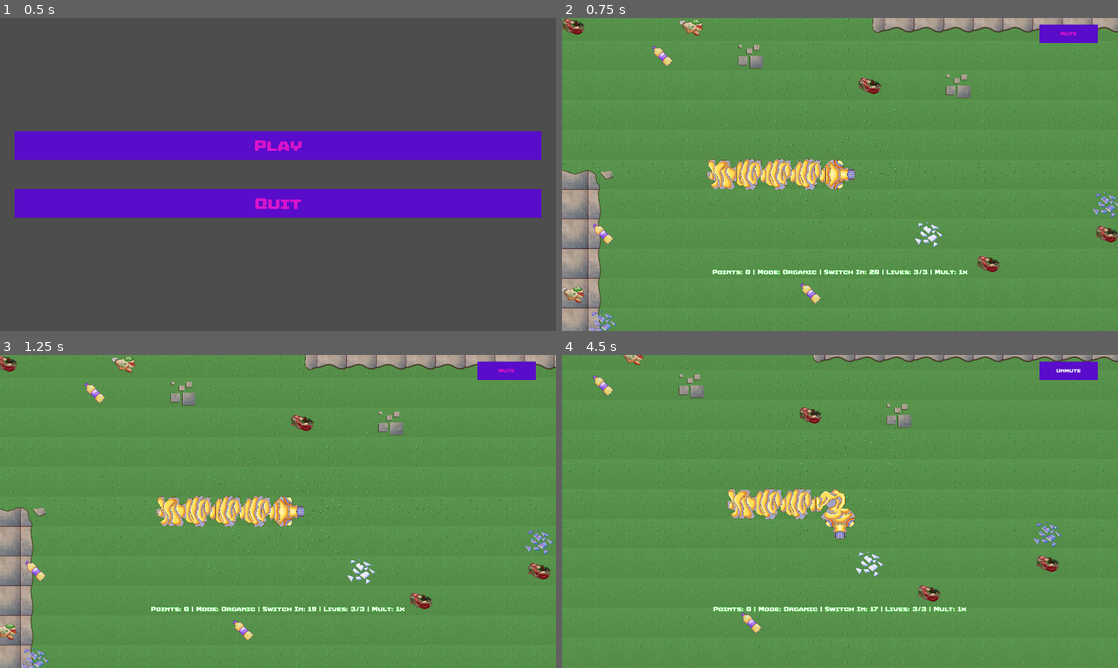
Above: before the commit, frames 1-4 (two rows, left to right).
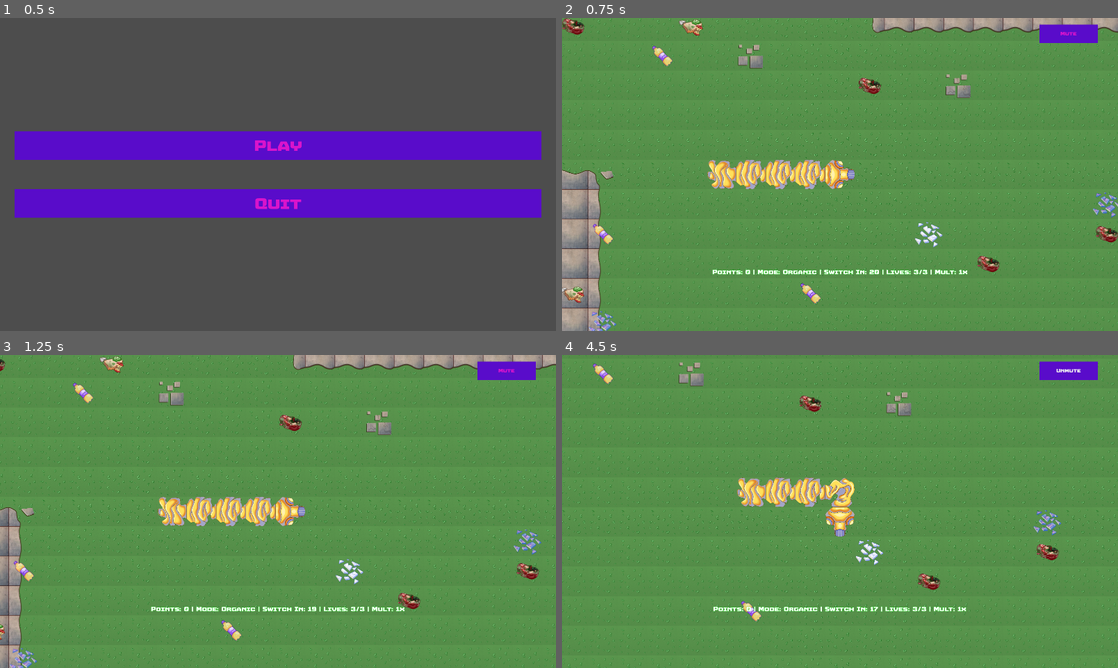
Above: after the commit, the same moments.

Repository: istamarahsan/s3rpent
Game: Godot game, scene res://root.tscn
Two runs of this game, one before a commit and one after it. Both use one fixed random seed, a clock stepped at 60 frames per second and the inputs below.
Inputs:
- Up to frame 1 (0.5 s): no input
- Up to frame 2 (0.75 s): click "Play" at 0.5 s
- Up to frame 3 (1.25 s): no input
- Up to frame 4 (4.5 s): tap Enter (ui_accept) at 1.25, 1.52, 2.27, 3.77 s; hold Right (ui_right) 1.28-2.03 s; hold Down (ui_down) 2.03-2.78 s; hold Right (ui_right) 2.78-3.53 s; hold Up (ui_up) 3.53-4.25 s; click "Mute" at 4.25 s

Frame 1 is identical in both runs. In frame 2, 0.7% of the frame differs, in the area x 26-53%, y 45-55%; in frame 3, 11%, in the area x 0-100%, y 0-100%; in frame 4, 9.5%.

Commit message:
glass snake and snake overhaul

Diff:
--- a/presentation/presentation.gd
+++ b/presentation/presentation.gd
@@ -23,9 +23,11 @@
 	if active_segments.size() < state_hook.handle.snake_state.tail.size():
 		_add_missing_segments()
 		_set_segment_types()
+		_set_segment_polarities()
 	elif active_segments.size() > state_hook.handle.snake_state.tail.size():
 		_remove_extra_segments()
 		_set_segment_types()
+		_set_segment_polarities()
 
 	if "moved" in state_hook.handle.flags:
 		snake_head.rotation = _rotation_for_heading(state_hook.handle.snake_heading)
@@ -53,6 +55,7 @@
 
 	if "transition" in state_hook.handle.flags:
 		$Transition.play()
+		_set_segment_polarities()
 
 	if "moved" in state_hook.handle.flags and state_hook.handle.ticks_to_snake_mode_transition < 5:
 		$Countdown.play()
@@ -76,6 +79,11 @@
 		var segment: SnakeSegment = active_segments.pop_back()
 		segment.queue_free()
 
+func _set_segment_polarities():
+	snake_head.set_polarity(state_hook.handle.snake_mode)
+	for segment in active_segments:
+		segment.set_polarity(state_hook.handle.snake_mode)
+
 func _set_segment_types():
 	if active_segments.size() == 0:
 		return
@@ -98,10 +106,10 @@
 		move_tween.kill()
 	var time_to_next_tick: float = scheduler_hook.time_to_next_tick()
 	move_tween = create_tween().set_parallel().set_ease(Tween.EASE_IN_OUT)
-	move_tween.tween_property(snake_head, "position", Vector2(state_hook.handle.snake_state.head * tile_size), time_to_next_tick/1.5)
+	move_tween.tween_property(snake_head, "position", Vector2(state_hook.handle.snake_state.head * tile_size), 0)
 	for i in range(state_hook.handle.snake_state.tail.size()):
 		active_segments[i].visible = true
-		move_tween.tween_property(active_segments[i], "position", Vector2(state_hook.handle.snake_state.tail[i] * tile_size), time_to_next_tick/1.5)
+		move_tween.tween_property(active_segments[i], "position", Vector2(state_hook.handle.snake_state.tail[i] * tile_size), 0)
 		if i == 0:
 			active_segments[i].rotation = _rotation_for_heading((state_hook.handle.snake_state.head - state_hook.handle.snake_state.tail[i]).sign())
 		else:
@@ -113,6 +121,9 @@
 	for segment in active_segments:
 		segment.flash_hit()
 
+func _animate_transition():
+	pass
+
 func _rotation_for_heading(heading: Vector2i) -> float:
 	match heading:
 		Vector2i.UP:
--- a/presentation/presentation.tscn
+++ b/presentation/presentation.tscn
@@ -2,7 +2,7 @@
 
 [ext_resource type="Script" path="res://presentation/presentation.gd" id="1_chn3l"]
 [ext_resource type="Script" path="res://presentation/components/board_canvas/board_canvas.gd" id="2_ckhpm"]
-[ext_resource type="PackedScene" uid="uid://uuayuxs0asq3" path="res://presentation/snake_segment_basic.tscn" id="2_h5g20"]
+[ext_resource type="PackedScene" uid="uid://lbn1i850k345" path="res://presentation/snake_segment_trans.tscn" id="2_oq5iq"]
 [ext_resource type="FontFile" uid="uid://bck4vn8cx20wc" path="res://assets/fonts/Sagu Exora.ttf" id="4_qfap0"]
 [ext_resource type="Script" path="res://hooks/state_hook.gd" id="4_xf8xl"]
 [ext_resource type="Script" path="res://hooks/scheduler_hook.gd" id="6_ehmij"]
@@ -21,7 +21,7 @@
 [node name="Presentation" type="Node2D"]
 script = ExtResource("1_chn3l")
 tile_size = 128
-snake_segment_scene = ExtResource("2_h5g20")
+snake_segment_scene = ExtResource("2_oq5iq")
 
 [node name="World" parent="." instance=ExtResource("7_sxa72")]
 position = Vector2(-64, -64)
--- /dev/null
+++ b/presentation/snake/glass.tres
@@ -0,0 +1,27 @@
+[gd_resource type="Resource" script_class="SnakeTheme" load_steps=7 format=3 uid="uid://bdnjgq7c4o4yb"]
+
+[ext_resource type="Texture2D" uid="uid://cr1j43rpb7k0c" path="res://assets/snake/glass snake tileset.png" id="1_5kmuc"]
+[ext_resource type="Script" path="res://presentation/snake/snake_theme.gd" id="2_aapaq"]
+
+[sub_resource type="AtlasTexture" id="AtlasTexture_i3qjc"]
+atlas = ExtResource("1_5kmuc")
+region = Rect2(128, 0, 128, 128)
+
+[sub_resource type="AtlasTexture" id="AtlasTexture_3cbgk"]
+atlas = ExtResource("1_5kmuc")
+region = Rect2(0, 128, 128, 128)
+
+[sub_resource type="AtlasTexture" id="AtlasTexture_5m6uo"]
+atlas = ExtResource("1_5kmuc")
+region = Rect2(128, 128, 128, 128)
+
+[sub_resource type="AtlasTexture" id="AtlasTexture_pw8bc"]
+atlas = ExtResource("1_5kmuc")
+region = Rect2(0, 0, 128, 128)
+
+[resource]
+script = ExtResource("2_aapaq")
+head = SubResource("AtlasTexture_5m6uo")
+corner_left = SubResource("AtlasTexture_3cbgk")
+body = SubResource("AtlasTexture_i3qjc")
+tail = SubResource("AtlasTexture_pw8bc")
--- /dev/null
+++ b/presentation/snake/plastic.tres
@@ -0,0 +1,27 @@
+[gd_resource type="Resource" script_class="SnakeTheme" load_steps=7 format=3 uid="uid://dxgiplhlryaqw"]
+
+[ext_resource type="Script" path="res://presentation/snake/snake_theme.gd" id="1_56bsr"]
+[ext_resource type="Texture2D" uid="uid://c2l4ahne7htob" path="res://assets/snake/plastic snake tileset.png" id="1_qq4jo"]
+
+[sub_resource type="AtlasTexture" id="AtlasTexture_ienb7"]
+atlas = ExtResource("1_qq4jo")
+region = Rect2(0, 1, 128, 128)
+
+[sub_resource type="AtlasTexture" id="AtlasTexture_mrmwm"]
+atlas = ExtResource("1_qq4jo")
+region = Rect2(128, 1, 128, 128)
+
+[sub_resource type="AtlasTexture" id="AtlasTexture_oe7ab"]
+atlas = ExtResource("1_qq4jo")
+region = Rect2(0, 128, 128, 128)
+
+[sub_resource type="AtlasTexture" id="AtlasTexture_tc10p"]
+atlas = ExtResource("1_qq4jo")
+region = Rect2(128, 129, 128, 128)
+
+[resource]
+script = ExtResource("1_56bsr")
+head = SubResource("AtlasTexture_oe7ab")
+corner_left = SubResource("AtlasTexture_mrmwm")
+body = SubResource("AtlasTexture_ienb7")
+tail = SubResource("AtlasTexture_tc10p")
--- /dev/null
+++ b/presentation/snake/snake_theme.gd
@@ -0,0 +1,7 @@
+extends Resource
+class_name SnakeTheme
+
+@export var head: Texture2D
+@export var corner_left: Texture2D
+@export var body: Texture2D
+@export var tail: Texture2D
--- /dev/null
+++ b/presentation/snake/stinky.tres
@@ -0,0 +1,6 @@
+[gd_resource type="Resource" script_class="SnakeTheme" load_steps=2 format=3 uid="uid://b3kvx0hxjqior"]
+
+[ext_resource type="Script" path="res://presentation/snake/snake_theme.gd" id="1_6shqg"]
+
+[resource]
+script = ExtResource("1_6shqg")
--- a/presentation/snake_segment.gd
+++ b/presentation/snake_segment.gd
@@ -9,44 +9,11 @@
 	Head
 }
 
-@export var _tail_texture: Texture2D
-@export var _body_texture: Texture2D
-@export var _corner_texture: Texture2D
-@export var _head_texture: Texture2D
-@export var _sprite: Sprite2D
-@export var _flash_timer: Timer
-@export_category("FX")
-@export_subgroup("Hit")
-@export_range(0.05, 3, 0.01) var flash_time_seconds_hit: float = 0.05
-@export_range(0.05, 3, 0.01) var flash_interval_seconds_hit: float = 0.05
-@export_range(1, 10, 1) var flash_times: int = 3
-@export var flash_color: Color
-
-var _base_rotation: float = -deg_to_rad(90)
+func set_polarity(polarity: CybersnakeGame.Polarity):
+	pass
 
 func setType(type: SegmentType):
-	_sprite.flip_h = false
-	match type:
-		SegmentType.Tail:
-			_sprite.texture = _tail_texture
-		SegmentType.Body:
-			_sprite.texture = _body_texture
-		SegmentType.CornerRight:
-			_sprite.flip_h = true
-			_sprite.texture = _corner_texture
-		SegmentType.CornerLeft:
-			_sprite.texture = _corner_texture
-		SegmentType.Head:
-			_sprite.texture = _head_texture
+	pass
 
 func flash_hit():
-	_sprite.material.set_shader_parameter("flash_color", flash_color)
-	for time in range(flash_times):
-		_sprite.material.set_shader_parameter("degree", 1)
-		_flash_timer.wait_time = flash_time_seconds_hit
-		_flash_timer.start()
-		await _flash_timer.timeout
-		_sprite.material.set_shader_parameter("degree", 0)
-		_flash_timer.wait_time = flash_interval_seconds_hit
-		_flash_timer.start()
-		await _flash_timer.timeout
+	pass
--- /dev/null
+++ b/presentation/snake_segment_basic.gd
@@ -0,0 +1,43 @@
+extends SnakeSegment
+
+@export var _tail_texture: Texture2D
+@export var _body_texture: Texture2D
+@export var _corner_texture: Texture2D
+@export var _head_texture: Texture2D
+@export var _sprite: Sprite2D
+@export var _flash_timer: Timer
+@export_category("FX")
+@export_subgroup("Hit")
+@export_range(0.05, 3, 0.01) var flash_time_seconds_hit: float = 0.05
+@export_range(0.05, 3, 0.01) var flash_interval_seconds_hit: float = 0.05
+@export_range(1, 10, 1) var flash_times: int = 3
+@export var flash_color: Color
+
+var _base_rotation: float = -deg_to_rad(90)
+
+func setType(type: SnakeSegment.SegmentType):
+	_sprite.flip_h = false
+	match type:
+		SnakeSegment.SegmentType.Tail:
+			_sprite.texture = _tail_texture
+		SnakeSegment.SegmentType.Body:
+			_sprite.texture = _body_texture
+		SnakeSegment.SegmentType.CornerRight:
+			_sprite.flip_h = true
+			_sprite.texture = _corner_texture
+		SnakeSegment.SegmentType.CornerLeft:
+			_sprite.texture = _corner_texture
+		SnakeSegment.SegmentType.Head:
+			_sprite.texture = _head_texture
+
+func flash_hit():
+	_sprite.material.set_shader_parameter("flash_color", flash_color)
+	for time in range(flash_times):
+		_sprite.material.set_shader_parameter("degree", 1)
+		_flash_timer.wait_time = flash_time_seconds_hit
+		_flash_timer.start()
+		await _flash_timer.timeout
+		_sprite.material.set_shader_parameter("degree", 0)
+		_flash_timer.wait_time = flash_interval_seconds_hit
+		_flash_timer.start()
+		await _flash_timer.timeout
--- a/presentation/snake_segment_basic.gdshader
+++ b/presentation/snake_segment_basic.gdshader
@@ -5,6 +5,6 @@
 
 void fragment() {
 	vec4 source = texture(TEXTURE, UV);
-	vec3 result = mix(source.rgb, flash_color.rgb, degree);
+	vec3 result = mix(source.rgb, flash_color.rgb, degree * flash_color.a);
 	COLOR = vec4(result, source.a);
 }
--- a/presentation/snake_segment_basic.tscn
+++ b/presentation/snake_segment_basic.tscn
@@ -1,11 +1,11 @@
 [gd_scene load_steps=8 format=3 uid="uid://uuayuxs0asq3"]
 
 [ext_resource type="Shader" path="res://presentation/snake_segment_basic.gdshader" id="1_6tv7j"]
-[ext_resource type="Script" path="res://presentation/snake_segment.gd" id="1_aunco"]
-[ext_resource type="Texture2D" uid="uid://dpkasus0sjyxf" path="res://assets/snake/plasticsnektail.png" id="2_ana77"]
-[ext_resource type="Texture2D" uid="uid://cfgl1jmohpry0" path="res://assets/snake/plasticsnekbody.png" id="3_ehy8b"]
+[ext_resource type="Script" path="res://presentation/snake_segment_basic.gd" id="1_do77m"]
+[ext_resource type="Texture2D" uid="uid://dpkasus0sjyxf" path="res://assets/snake/plasticsnektail.png" id="2_oj7hr"]
+[ext_resource type="Texture2D" uid="uid://cfgl1jmohpry0" path="res://assets/snake/plasticsnekbody.png" id="3_8s7og"]
 [ext_resource type="Texture2D" uid="uid://bkjahp3gdoigt" path="res://assets/snake/plasticsnekcorner.png" id="4_4oj0q"]
-[ext_resource type="Texture2D" uid="uid://cffwde8w2wusg" path="res://assets/snake/plasticsnekhead.png" id="5_savps"]
+[ext_resource type="Texture2D" uid="uid://cffwde8w2wusg" path="res://assets/snake/plasticsnekhead.png" id="5_f0bda"]
 
 [sub_resource type="ShaderMaterial" id="ShaderMaterial_k0xhj"]
 resource_local_to_scene = true
@@ -14,15 +14,13 @@
 shader_parameter/degree = 0.0
 
 [node name="SnakeSegmentBasic" type="Node2D" node_paths=PackedStringArray("_sprite", "_flash_timer")]
-script = ExtResource("1_aunco")
-_tail_texture = ExtResource("2_ana77")
-_body_texture = ExtResource("3_ehy8b")
+script = ExtResource("1_do77m")
+_tail_texture = ExtResource("2_oj7hr")
+_body_texture = ExtResource("3_8s7og")
 _corner_texture = ExtResource("4_4oj0q")
-_head_texture = ExtResource("5_savps")
+_head_texture = ExtResource("5_f0bda")
 _sprite = NodePath("Sprite2D")
 _flash_timer = NodePath("FlashTimer")
-flash_times = 2
-flash_color = Color(1, 0.73428, 0.690318, 1)
 
 [node name="Sprite2D" type="Sprite2D" parent="."]
 material = SubResource("ShaderMaterial_k0xhj")
--- /dev/null
+++ b/presentation/snake_segment_trans.gd
@@ -0,0 +1,62 @@
+extends SnakeSegment
+
+@export var plastic_set: SnakeTheme
+@export var glass_set: SnakeTheme
+@export var organic_set: SnakeTheme
+@export_category("FX")
+@export_subgroup("Hit")
+@export_range(0.05, 3, 0.01) var flash_time_seconds_hit: float = 0.05
+@export_range(0.05, 3, 0.01) var flash_interval_seconds_hit: float = 0.05
+@export_range(1, 10, 1) var flash_times: int = 3
+@export var flash_color: Color
+
+var polarity: CybersnakeGame.Polarity = CybersnakeGame.Polarity.Organic
+var type: SegmentType = SegmentType.Body
+
+func set_polarity(polarity: CybersnakeGame.Polarity):
+	self.polarity = polarity
+	_update_texture()
+
+func setType(type: SegmentType):
+	self.type = type
+	_update_texture()
+
+func flash_hit():
+	$Sprite.material.set_shader_parameter("flash_color", flash_color)
+	for time in range(flash_times):
+		$Sprite.material.set_shader_parameter("degree", 1)
+		$FlashTimer.wait_time = flash_time_seconds_hit
+		$FlashTimer.start()
+		await $FlashTimer.timeout
+		$Sprite.material.set_shader_parameter("degree", 0)
+		$FlashTimer.wait_time = flash_interval_seconds_hit
+		$FlashTimer.start()
+		await $FlashTimer.timeout
+
+func _update_texture():
+	var theme = _match_polarity()
+	var texture: Texture2D
+	$Sprite.flip_h = false
+	match type:
+		SegmentType.Head:
+			texture = theme.head
+		SegmentType.Body:
+			texture = theme.body
+		SegmentType.CornerRight:
+			texture = theme.corner_left
+			$Sprite.flip_h = true
+		SegmentType.CornerLeft:
+			texture = theme.corner_left
+		SegmentType.Tail:
+			texture = theme.tail
+	$Sprite.texture = texture
+
+func _match_polarity() -> SnakeTheme:
+	match polarity:
+		CybersnakeGame.Polarity.Organic:
+			return organic_set
+		CybersnakeGame.Polarity.Paper:
+			return glass_set
+		CybersnakeGame.Polarity.Plastic:
+			return plastic_set
+	return organic_set
--- /dev/null
+++ b/presentation/snake_segment_trans.tscn
@@ -0,0 +1,25 @@
+[gd_scene load_steps=6 format=3 uid="uid://lbn1i850k345"]
+
+[ext_resource type="Script" path="res://presentation/snake_segment_trans.gd" id="1_6fdbu"]
+[ext_resource type="Resource" uid="uid://dxgiplhlryaqw" path="res://presentation/snake/plastic.tres" id="2_0s8o6"]
+[ext_resource type="Resource" uid="uid://bdnjgq7c4o4yb" path="res://presentation/snake/glass.tres" id="3_ckgfs"]
+[ext_resource type="Shader" path="res://presentation/snake_segment_basic.gdshader" id="4_ft7i2"]
+
+[sub_resource type="ShaderMaterial" id="ShaderMaterial_8nypo"]
+shader = ExtResource("4_ft7i2")
+shader_parameter/flash_color = Color(1, 1, 1, 1)
+shader_parameter/degree = null
+
+[node name="SnakeSegment" type="Node2D"]
+script = ExtResource("1_6fdbu")
+plastic_set = ExtResource("2_0s8o6")
+glass_set = ExtResource("3_ckgfs")
+organic_set = ExtResource("2_0s8o6")
+flash_times = 2
+flash_color = Color(0.941176, 0, 0, 0.270588)
+
+[node name="Sprite" type="Sprite2D" parent="."]
+material = SubResource("ShaderMaterial_8nypo")
+rotation = -1.5708
+
+[node name="FlashTimer" type="Timer" parent="."]
Binary file added: assets/snake/glass snake tileset.png
Not shown, added: assets/snake/glass snake tileset.png.import
Binary file added: assets/snake/plastic snake tileset.png
Not shown, added: assets/snake/plastic snake tileset.png.import
